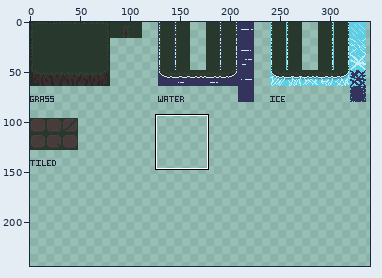
One commit to this pixel-art file: EverlastingRejuvenation_Art/Tileset/Grass_Tileset.aseprite. Above, an overview of the earlier version with the close-up marked.
Close-up. Before the commit:
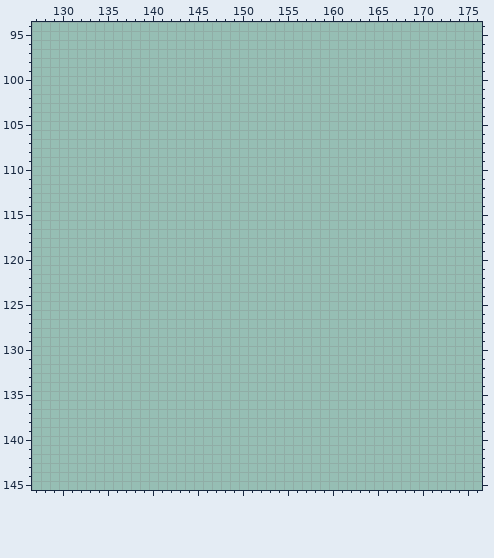
360x320 pixels, 1 frame. Colours within 5 levels of each other are drawn and written as one. Shown: x 127..176, y 94..145. The wide view leaves out empty margins. The commit also changed other parts of the picture, which this record leaves out.
Once edited:
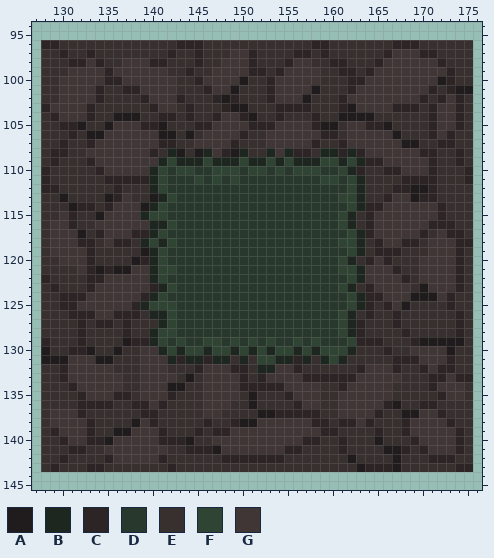
Palette (. is transparent): A #201b1c  B #1d271f  C #2c2425  D #29382c  E #382f2f  F #304434  G #413636
The exact change:
layer "Dirt" added
Changed rows in their new state; - is an unchanged pixel.
Layers "GrassDecal", "Dirt":
first column x 128:
 96 CCEEEEEEEEEEEEECCCEEEEEEEEEEEECCEEEEEEECCCEEEEEE
 97 EECEECEEEEEEEECEECEEEGGCEEEECCECEEEEEECGGGCCEEEE
 98 EEECCGCEEGGGCCEEECEEGGGCEEECGGEECCEEECGGGGGGCEEE
 99 EEEGGGGCGGGGGGEECEEGGGGCCECGGGGEECCECGGGGGGGGCEE
100 EEGGGGGCCGGGGGGEECGGGGAEECGGGGGEEECCGGGGGGGGACEE
101 EEGGGGCEECCGGGGEEECGGAEEECGGGGAEEECGGGGGGGGCECAA
102 EEGGGGCEEEECGGGCEEECACEEECGGGAEEECGGGGGGGGCECGCE
103 CGGGGCEEEEEECGGECEEECAAEEECCCCEEECAGGGGCCCECGGCE
104 ECGGGCEEAAAEECCECEECGGCAEECEEECEEAAAAEEEEEECGGCE
105 EECCAEEAGGGCCAEEECCGGGGCCCGGGGCAAEGGCCAEEEECGGCE
106 EEECEAAGGGGGGAAEAEGGGGCEEGGGGGGCCEGGGGGAEEECGCEE
107 EECEECGGGGGGGCCEEGGGGCEEEGGGGGCEECGGGGGGAAEECCEE
108 ECCEEGGGGGGGCEBAEABGCABEEBGBCCEBBCBCGGGGGGCCEECE
109 ECEEECGGGGGGGBFBBBFBBBFBBFBFBBBFFBFBCCGGGGGCEECE
110 CEEEEECGGGGGBFDFFDDFFFDFFDFDFFFDDFBCEECCGGGCEEEC
111 CEEEEEECCCCCBFDDDFDFDFDDDDDDDDDFFDFBEEEECCCCEEEC
112 CCEEEEEECEEEBFDDDDDDDDDDDDDDDDDDDDFBEEECCAACEEEE
113 EEAEEEEACGEEABFDDDDDDDDDDDDDDDDDDFFBEECGGACCEEEE
114 EEEACCECGGGABFDDDDDDDDDDDDDDDDDDDDFBCCGGGGGGCEEE
115 EEGCEEAGGGGBFFDDDDDDDDDDDDDDDDDDDFBECGGGGGGGCEEE
116 EGGCEEGGGGGGBBFDDDDDDDDDDDDDDDDDDFBECGGGGGGCCCEE
117 EGGGAECGGGCCBFDDDDDDDDDDDDDDDDDDDDFBCGGGGGCEGCCE
118 EGGGCCEGCCEBFBFDDDDDDDDDDDDDDDDDDFFBECGGCCEGGGCC
119 EGGGGCEEEEEABFDDDDDDDDDDDDDDDDDDDDFBECCCEEEGGGCE
120 EEGGGCEEEEACBFDDDDDDDDDDDDDDDDDDDFBECGCEEEGGGGCE
121 EEEEGCACAAGGBFFDDDDDDDDDDDDDDDDDDFFBGGGCEEGGGGCE
122 CEEEECCGGGGGBFDDDDDDDDDDDDDDDDDDDDFBGGGGCEGGGGCE
123 ECEEECGGGGGGCBFDDDDDDDDDDDDDDDDDDFBECGGGGEAGGGCE
124 EECCCGGGGGGCBFDDDDDDDDDDDDDDDDDDDDFBCCGGGAAAGCEE
125 EECCGGGGGGCBFFFDDDDDDDDDDDDDDDDDDDFBCECGAEEEECEE
126 EEECCCGGCCCEBBFDDDDDDDDDDDDDDDDDDFBECEECEEEEEECE
127 EEEECECCECEEEBFDDDDDDDDDDDDDDDDDDFBCEEECEEEEEECE
128 EEEECEEEECEEBFFDDDDDDDDDDDDDDDDDDFBCEEEECEEEEECE
129 CEEECEEEEACCBFDFDDFFDFDFDFDDFDFDDDFCCCEEECAAAAAE
130 AEECCAEEAEEGGBFBFFBFFBFBFBFFBFBFFFBEEECEEGGGGAEE
131 AAAGGGAAEEEGGGBCBBCBBEBEFFBBCBEBFBEEEEECCCGGGCEE
132 EECGGGGGEEEGGGEEECGGGCCEBBGGCEEEEEECGGGCEECGCCEE
133 EECGGGGGGEEGGGGEAEGGGGCECGGGGCCCCCCGGGGGEEECCGCC
134 EEECGGGGGEEGGGAAEEGGGGCCCCCGGGGEECGGGGGEEEECGGGE
135 EEEECGGGCCEGGGCEEEGGGGEAEEECGGGEEGGGGGGEEEEECGGE
136 EEEECCCCEECCGCEEEEGGGEEAEEEECGGEEGGGGGCAEECCEEEE
137 EGGGCEEEEEECCEEEEEGGEEEEAACCCCCEEGGGGCEEAAGGCEEE
138 EGGGGCEEEEAGCEEEEECEECAAGGGGGGCCECCGCEEECGGGGCEE
139 ECGGGCEEAAGGGCEEECECCGGGGGGGGGGCCEEEECEECGGGGGCE
140 EECGGCCAGGGGGCCCAEEGGGGGGGGGGCCEECEEEAEEECGGGGCE
141 EEECCEEGGGGGGGEECCCAGGGGGGGCCEEEECEEEEAACECGGGCE
142 EECEEEECGGGGGCEEEEEECCCCCCCEEEEEEEAEEEEAEEECCCEE
143 ECEEECCEEEEEEECEEEEEEEEEEEEEEEEEEEEACCCAEEEEEECC
Where, in picture pixels (left, top, right, bottom), the same in both close-ups:
added: (41, 40, 473, 472)
